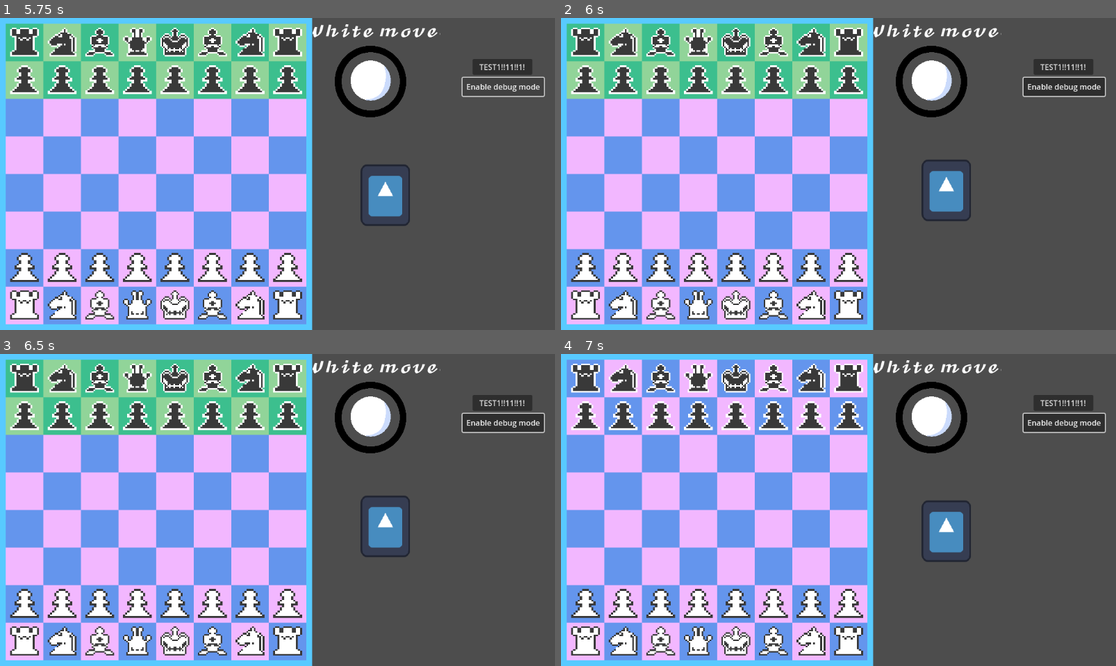
Above: before the commit, frames 1-4 (two rows, left to right).
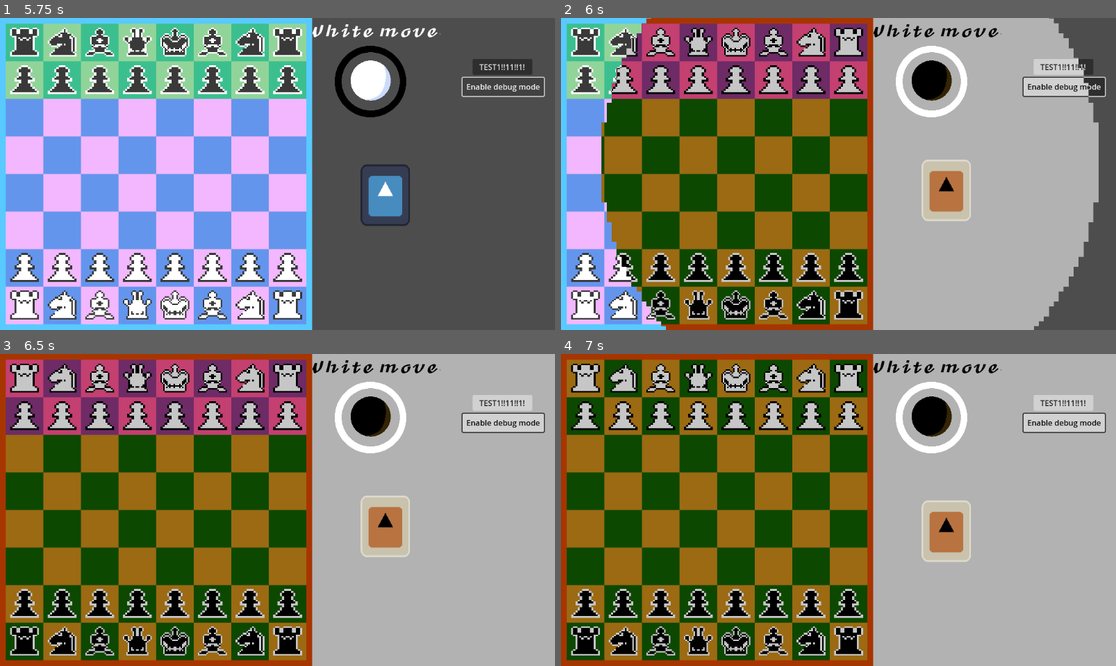
Above: after the commit, the same moments.

Repository: Pablops2219/Ajedre-Godot
Game: Godot game, scene res://scenes/main_menu.tscn
Two runs of this game, one before a commit and one after it. Both use one fixed random seed, a clock stepped at 60 frames per second and the inputs below. The engine's default icon, where the game draws it, is replaced by a stand-in: a white triangle on a blue panel in a dark square.
Inputs (mouse positions are in pixels of both pictures, inside the frame that each line leads up to):
- Up to frame 1 (5.75 s): click "Start Game" at 0.5 s; click "TEST1!!11!!1!" at 1.25 s; click "Enable debug mode" at 2 s; click "TEST1!!11!!1!" at 2.75 s; click "Enable debug mode" at 3.5 s; click "TEST1!!11!!1!" at 4.25 s; click "Enable debug mode" at 5 s
- Up to frame 2 (6 s): tap Enter at 5.75 s; move the mouse to (943, 195) at 5.77 s; press the mouse at (943, 195) at 5.78 s
- Up to frame 3 (6.5 s): no input
- Up to frame 4 (7 s): tap Space at 6.5 s; move the mouse to (727, 525) at 6.52 s; release the mouse at (727, 525) at 6.53 s; right-click (727, 525) at 6.6 s; click (727, 525) at 6.67 s

Frame 1 is identical in both runs. In frame 2, 83% of the frame differs, in the area x 7-97%, y 0-100%; in frame 3, 100%, in the area x 0-100%, y 0-100%; in frame 4, 100%.

Commit message:
time stop

Diff:
--- /dev/null
+++ b/scenes/animation_time_stop.gd
@@ -0,0 +1,11 @@
+extends AnimationPlayer
+
+
+# Called when the node enters the scene tree for the first time.
+func _ready() -> void:
+	self.play("time_stop")
+
+
+# Called every frame. 'delta' is the elapsed time since the previous frame.
+func _process(delta: float) -> void:
+	pass
--- /dev/null
+++ b/scenes/time_stop.tscn
@@ -0,0 +1,64 @@
+[gd_scene load_steps=9 format=3 uid="uid://doxjhojkiws4q"]
+
+[ext_resource type="Texture2D" uid="uid://bjael0qmsltit" path="res://icon.svg" id="1_m6847"]
+[ext_resource type="Script" path="res://scenes/animation_time_stop.gd" id="1_ovo78"]
+[ext_resource type="Shader" path="res://shaders/invert.gdshader" id="2_eao4p"]
+[ext_resource type="Texture2D" uid="uid://djo12co2j45j7" path="res://circulo.png" id="3_m58gs"]
+
+[sub_resource type="Animation" id="Animation_auyek"]
+resource_name = "time_stop"
+tracks/0/type = "value"
+tracks/0/imported = false
+tracks/0/enabled = true
+tracks/0/path = NodePath("AnimationPlayer/invertido:scale")
+tracks/0/interp = 1
+tracks/0/loop_wrap = true
+tracks/0/keys = {
+"times": PackedFloat32Array(0, 0.533333),
+"transitions": PackedFloat32Array(1, 1),
+"update": 0,
+"values": [Vector2(0.001, 0.001), Vector2(30, 30)]
+}
+
+[sub_resource type="Animation" id="Animation_a1vl3"]
+length = 0.001
+tracks/0/type = "value"
+tracks/0/imported = false
+tracks/0/enabled = true
+tracks/0/path = NodePath("AnimationPlayer/invertido:scale")
+tracks/0/interp = 1
+tracks/0/loop_wrap = true
+tracks/0/keys = {
+"times": PackedFloat32Array(0),
+"transitions": PackedFloat32Array(1),
+"update": 0,
+"values": [Vector2(0.33, 0.27)]
+}
+
+[sub_resource type="AnimationLibrary" id="AnimationLibrary_e2mu1"]
+_data = {
+"RESET": SubResource("Animation_a1vl3"),
+"time_stop": SubResource("Animation_auyek")
+}
+
+[sub_resource type="ShaderMaterial" id="ShaderMaterial_1b2ns"]
+shader = ExtResource("2_eao4p")
+
+[node name="TimeStop" type="Node2D"]
+
+[node name="AnimationPlayer" type="AnimationPlayer" parent="."]
+libraries = {
+"": SubResource("AnimationLibrary_e2mu1")
+}
+script = ExtResource("1_ovo78")
+
+[node name="Sprite2D2" type="Sprite2D" parent="AnimationPlayer"]
+visible = false
+position = Vector2(364, 235)
+texture = ExtResource("1_m6847")
+
+[node name="invertido" type="Sprite2D" parent="AnimationPlayer"]
+material = SubResource("ShaderMaterial_1b2ns")
+position = Vector2(600, 300)
+scale = Vector2(0.33, 0.27)
+texture = ExtResource("3_m58gs")
--- a/scripts/card_handler.gd
+++ b/scripts/card_handler.gd
@@ -1,5 +1,6 @@
 extends Node2D
-
+const CIRCULO = preload("res://circulo.png")
+const TIME_STOP = preload("res://scenes/time_stop.tscn")
 var COLLISION_MASK_CARD = 1
 var initial_card_pos_y
 # Called when the node enters the scene tree for the first time.
@@ -10,7 +11,12 @@
 	if event is InputEventMouseButton and event.button_index == MOUSE_BUTTON_LEFT:
 		if event.is_pressed():
 			#print("Left click")
-			if raycast_check_for_card() != null :print(raycast_check_for_card())
+			if raycast_check_for_card() != null :
+				print(raycast_check_for_card())
+				var instance = TIME_STOP.instantiate()
+				get_parent().add_child(instance)
+				await get_parent().get_tree().create_timer(1.0).timeout
+				get_parent().get_tree().paused = true
 		else:
 			#print("Left click released")
 			pass
Binary file added: circulo.png
Not shown, added: circulo.png.import
